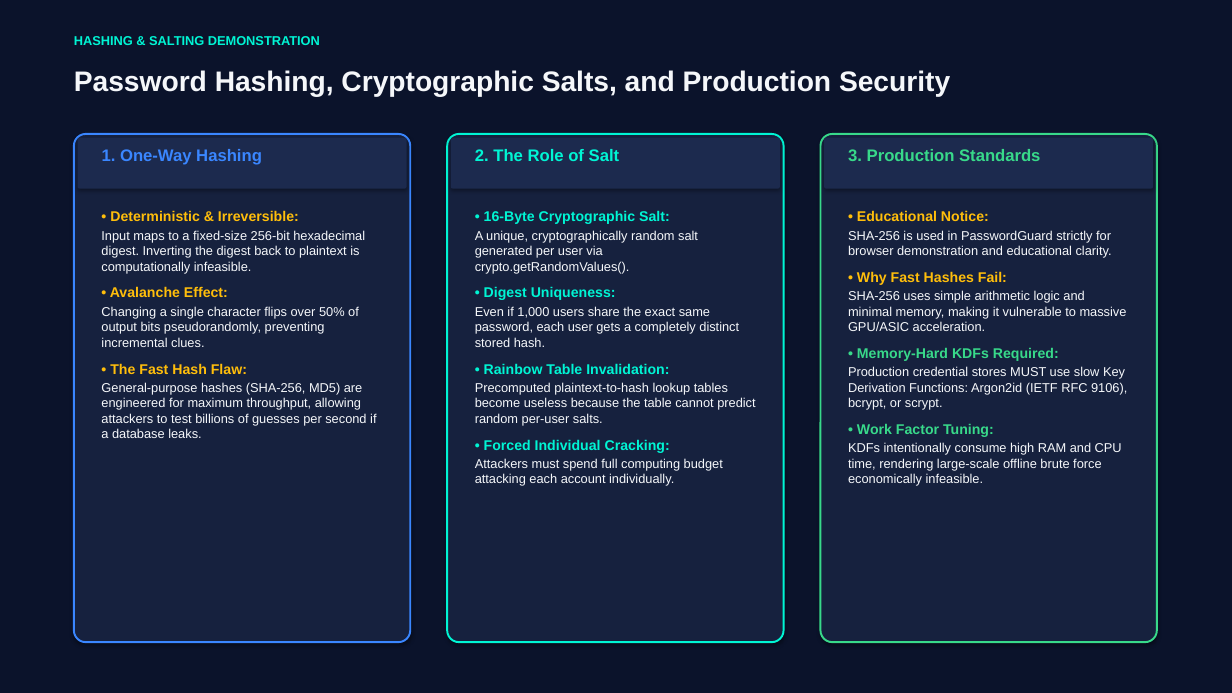
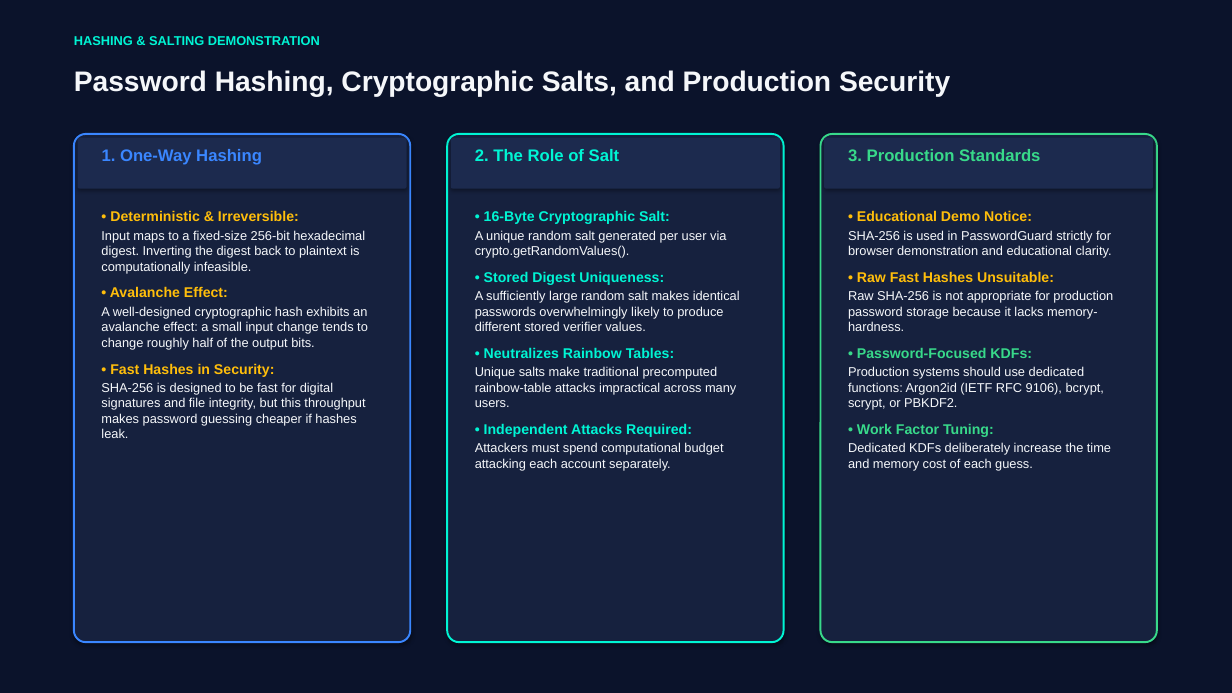
Before and after one commit to ducknhat/password-pro, a slide deck: slide 7 of final-deliverables/PasswordGuard_Presentation.pptx. Drawn at 1232x693 pixels with LibreOffice and Linux fonts; fonts in the diff are those of the drawing. Boxes give left, top, right and bottom in pixels: in the first picture for what was removed or moved away, otherwise in the second. Text is boxed around its words. In the diff, an @@ line names an element or a change of style, - is before the commit and + after.

```diff
--- a/final-deliverables/PasswordGuard_Presentation.pptx
+++ b/final-deliverables/PasswordGuard_Presentation.pptx
@@ text at (475,230,740,471): text changed @@
-A unique, cryptographically random salt generated per user via crypto.getRandomValues().
-• Digest Uniqueness:
-Even if 1,000 users share the exact same password, each user gets a completely distinct stored hash.
-• Rainbow Table Invalidation:
-Precomputed plaintext-to-hash lookup tables become useless because the table cannot predict random per-user salts.
-• Forced Individual Cracking:
-Attackers must spend full computing budget attacking each account individually.
+A unique random salt generated per user via crypto.getRandomValues().
+• Stored Digest Uniqueness:
+A sufficiently large random salt makes identical passwords overwhelmingly likely to produce different stored verifier values.
+• Neutralizes Rainbow Tables:
+Unique salts make traditional precomputed rainbow-table attacks impractical across many users.
+• Independent Attacks Required:
+Attackers must spend computational budget attacking each account separately.
@@ text at (857,210,1032,221): text changed @@
-• Educational Notice:
+• Educational Demo Notice:
@@ text at (848,271,1113,410): text changed @@
-• Why Fast Hashes Fail:
-SHA-256 uses simple arithmetic logic and minimal memory, making it vulnerable to massive GPU/ASIC acceleration.
-• Memory-Hard KDFs Required:
-Production credential stores MUST use slow Key Derivation Functions: Argon2id (IETF RFC 9106), bcrypt, or scrypt.
+• Raw Fast Hashes Unsuitable:
+Raw SHA-256 is not appropriate for production password storage because it lacks memory-hardness.
+• Password-Focused KDFs:
+Production systems should use dedicated functions: Argon2id (IETF RFC 9106), bcrypt, scrypt, or PBKDF2.
@@ text at (101,306,368,438): text changed @@
-Changing a single character flips over 50% of output bits pseudorandomly, preventing incremental clues.
-• The Fast Hash Flaw:
-General-purpose hashes (SHA-256, MD5) are engineered for maximum throughput, allowing attackers to test billions of guesses per second if a database leaks.
+A well-designed cryptographic hash exhibits an avalanche effect: a small input change tends to change roughly half of the output bits.
+• Fast Hashes in Security:
+SHA-256 is designed to be fast for digital signatures and file integrity, but this throughput makes password guessing cheaper if hashes leak.
@@ text at (848,442,1111,471): text changed @@
-KDFs intentionally consume high RAM and CPU time, rendering large-scale offline brute force economically infeasible.
+Dedicated KDFs deliberately increase the time and memory cost of each guess.
```
Also in this commit, not shown: 7 other slides changed, 5 other files.
